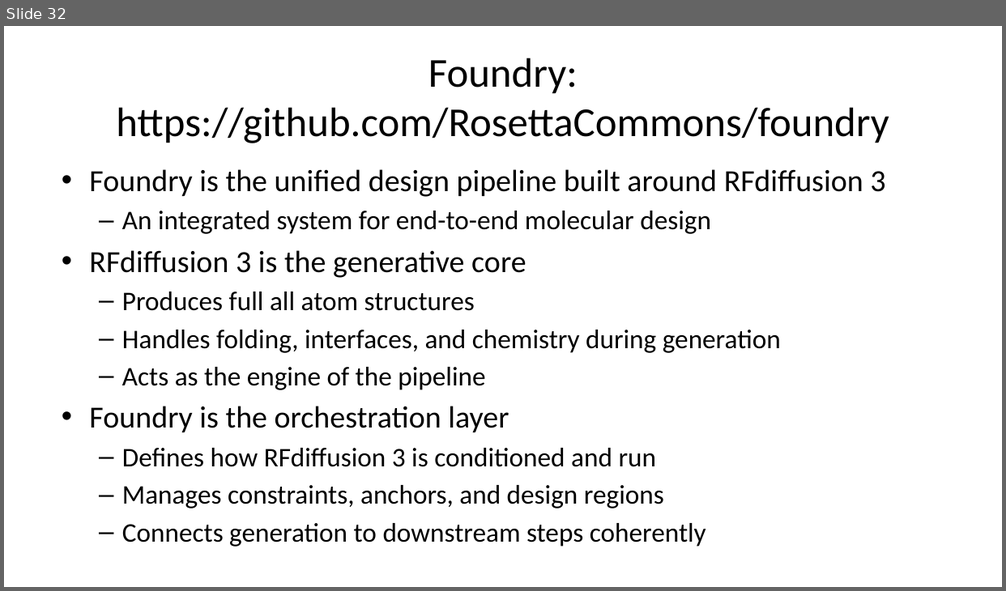
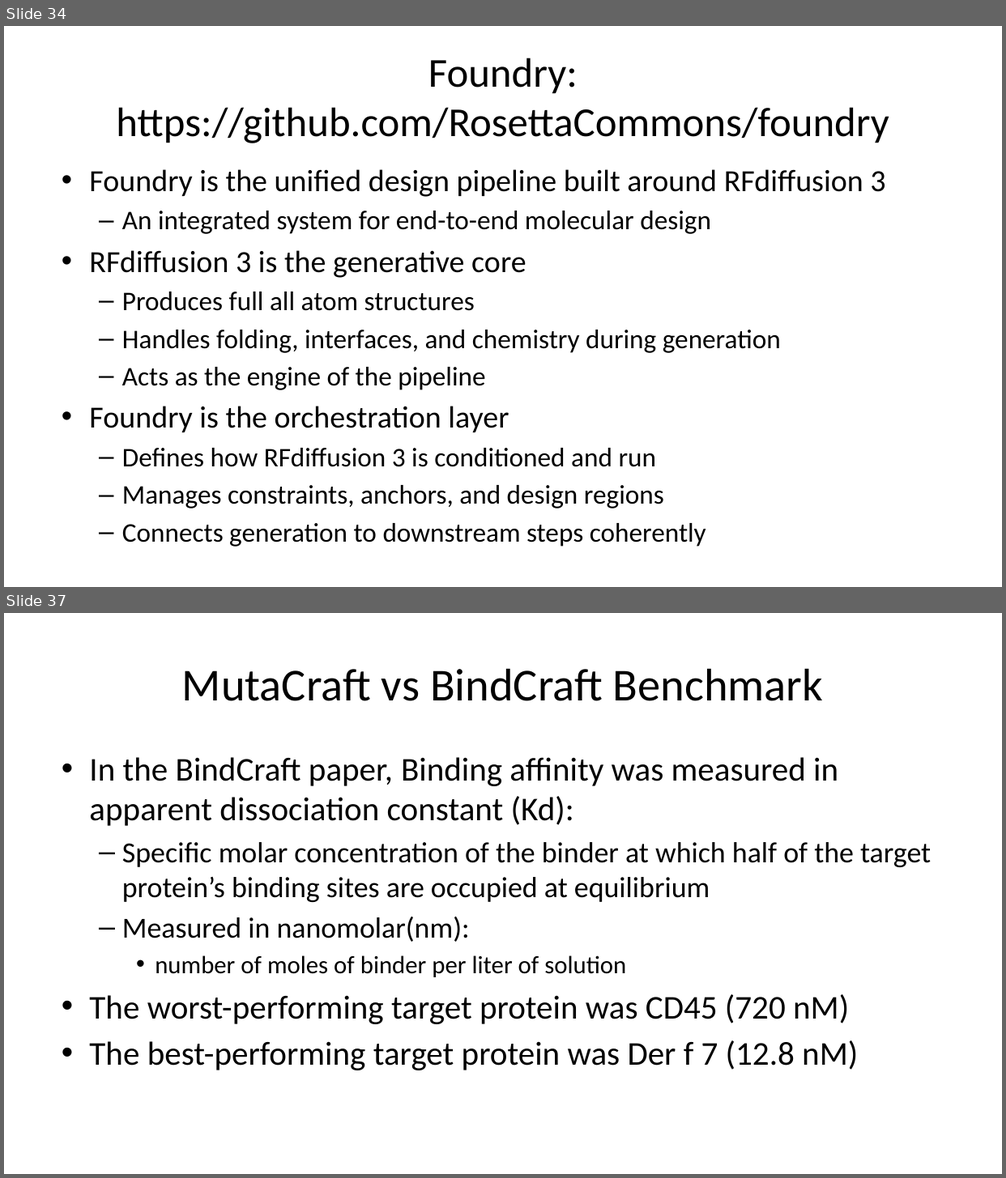
Before and after one commit to kaylertee/ActiveTargeting, a slide deck: Presentations/19 Jan 2026 RFdiffusion.pptx. Shown one above the other, each under a label of ours: slide 32 before the commit, slides 34 and 37 after it; the slides between them are not shown. The pictures are 1006x591 and 1006x1178 pixels, drawn with LibreOffice and Linux fonts; fonts in the diff are those of the drawing. Boxes give left, top, right and bottom in pixels: in the first picture for what was removed or moved away, otherwise in the second. Text is boxed around its words. In the diff, an @@ line names an element or a change of style, - is before the commit and + after.

```diff
--- a/Presentations/19 Jan 2026 RFdiffusion.pptx
+++ b/Presentations/19 Jan 2026 RFdiffusion.pptx
@@ slide 37 added at [4, 613, 1002, 1174], background #FFFFFF @@
@@ title added at [182, 668, 823, 701], 44 pt, text #000000 @@
+MutaCraft vs BindCraft Benchmark
@@ text added at [89, 757, 931, 1071], 32 pt, text #000000 @@
+• In the BindCraft paper, Binding affinity was measured in apparent dissociation constant (Kd):
+  – Specific molar concentration of the binder at which half of the target protein’s binding sites are occupied at equilibrium
+  – Measured in nanomolar(nm):
+    • number of moles of binder per liter of solution
+• The worst-performing target protein was CD45 (720 nM)
+• The best-performing target protein was Der f 7 (12.8 nM)
@@ what was slide 32 is now slide 34 @@
```
Also in this commit, not shown: 6 slides changed, 5 other slides added, 1 slide removed.
